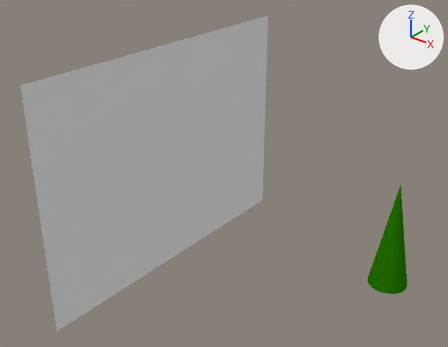
One commit to the Blender file Projekt/04-Shots/fs-Shot 17.blend: the scene before it, then after it.
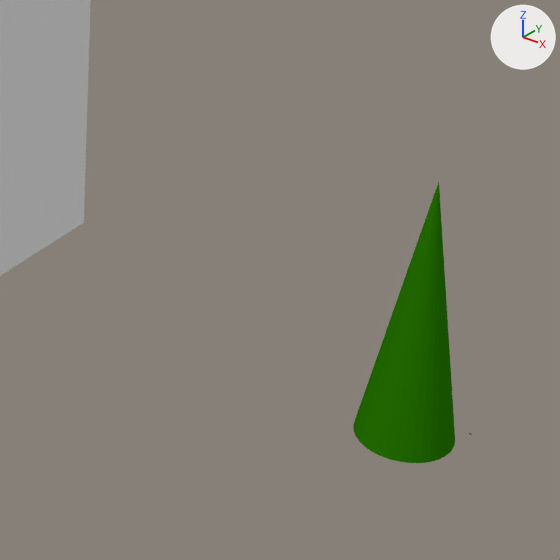
There are two pictures of each version: one whole from a camera (50 mm lens) standing at (8.9, -33.2, 27.1) and looking at (-16.2, -1.9, 7.7), one close up on the part from 51% to 100% of the width and 33% to 96% of the height. The axes (+X, +Y, +Z) are drawn at upper right. The lights are the same throughout.

Names of what the first close-up shows: 'Cone', 'Grundbau + World'.
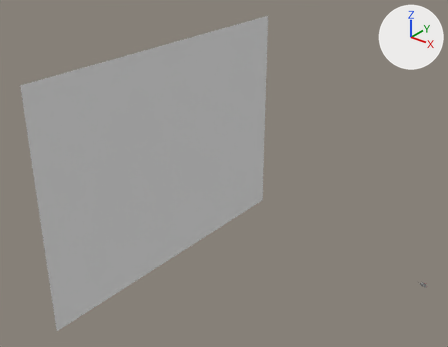
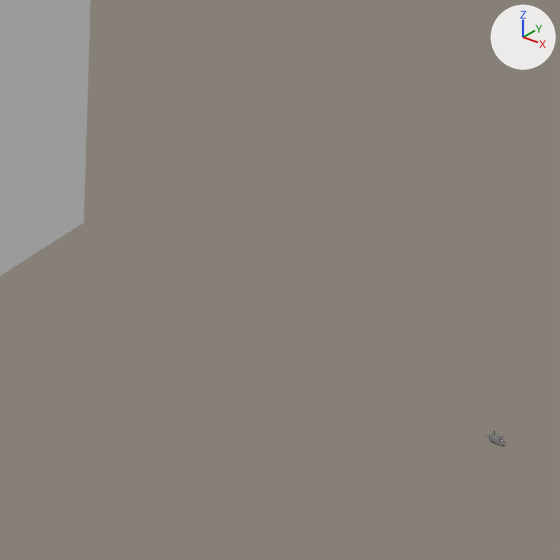
Boxes (x1, y1, x2, y2) around the edits, measured in the close-ups (560 x 560 px):
'Cone', deleted (green): before (353, 182, 455, 463)
'Maus', recoloured, rescaled (not visible before): after (483, 430, 507, 447)

Patch to the scene script:
```diff
--- a/Projekt/04-Shots/fs-Shot 17.blend.py
+++ b/Projekt/04-Shots/fs-Shot 17.blend.py
@@ ob_maus @@
 ob_maus.rotation_euler = (0.0438, -0.0159, -3.295)  # degrees (2.5, -0.9, -189)
-ob_maus.scale = (0.171, 0.171, 0.171)
 ob_maus.show_instancer_for_render = False
@@ ob_cone @@
-ob_cone = bpy.data.objects.new('Cone', me_cone)
-ob_cone.location = (-5.31, 3.9, 0.08)
-ob_cone.scale = (1.43, 1.43, 4.06)
```
